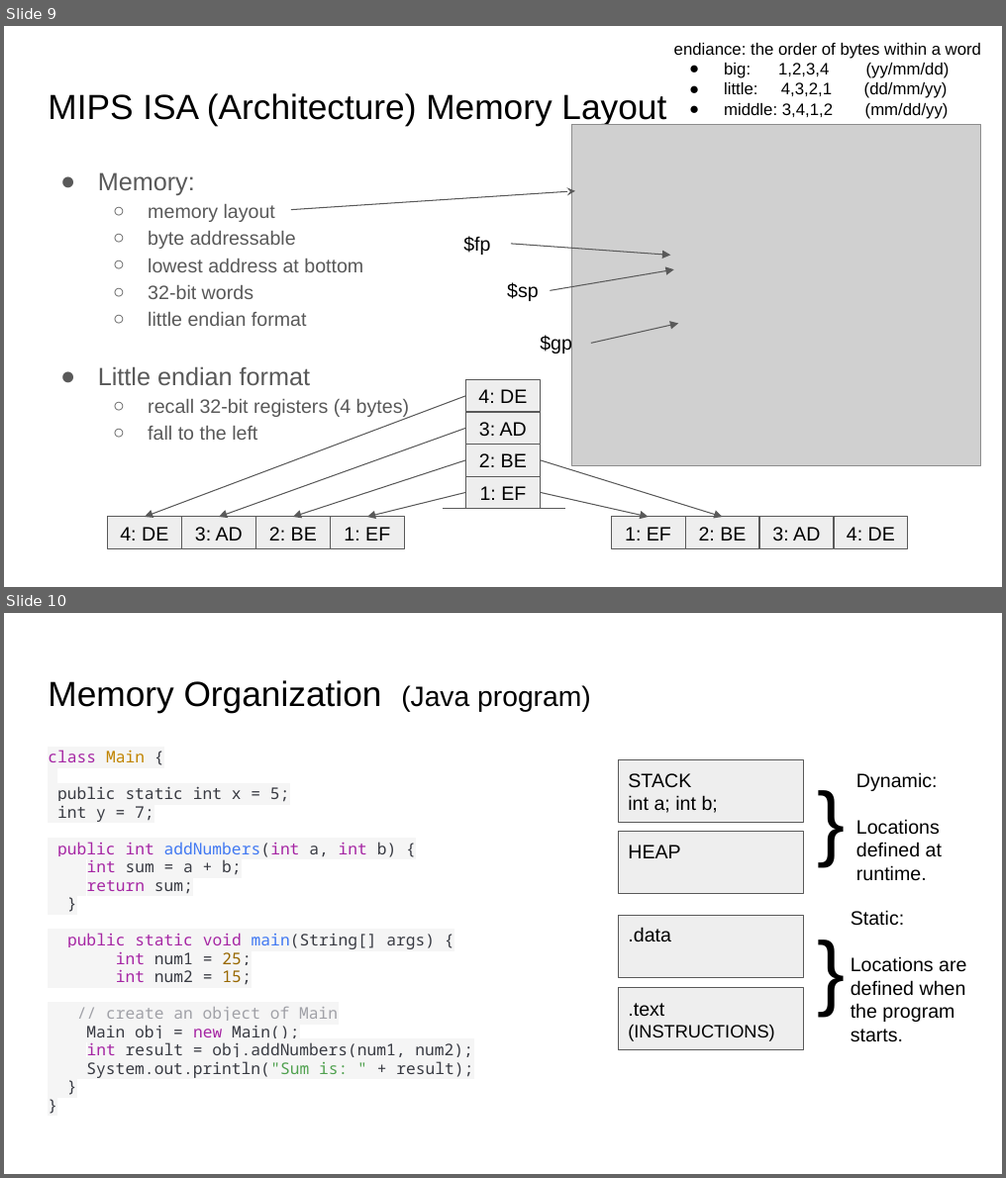
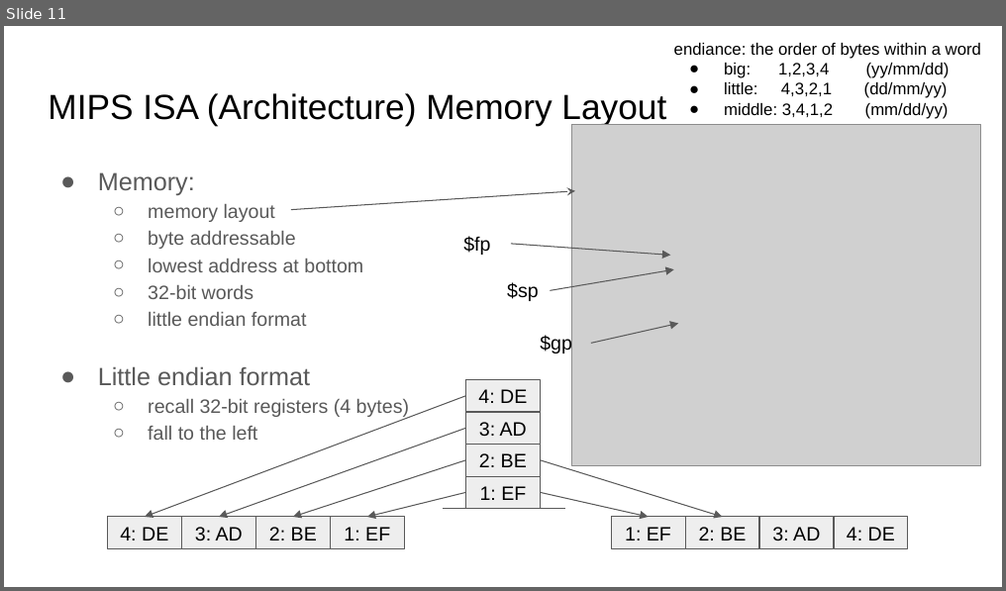
Before and after one commit to sgarcia0206/comp122-f23, a slide deck: models-comp-comm/slide_presentations/.hidden/instruction-set-architecture.pptx. Shown one above the other, each under a label of ours: slides 9 and 10 before the commit, slide 11 after it. The pictures are 1006x1178 and 1006x591 pixels, drawn with LibreOffice and Linux fonts; fonts in the diff are those of the drawing; grey boxes stand for pictures. Boxes give left, top, right and bottom in pixels: in the first picture for what was removed or moved away, otherwise in the second. Text is boxed around its words. In the diff, an @@ line names an element or a change of style, - is before the commit and + after.

Commit message:
updates for Monday's class

```diff
--- a/models-comp-comm/slide_presentations/.hidden/instruction-set-architecture.pptx
+++ b/models-comp-comm/slide_presentations/.hidden/instruction-set-architecture.pptx
@@ slide 10 removed at [4, 613, 1002, 1174], background #FFFFFF @@
@@ title removed at [48, 680, 591, 712] @@
-Memory Organization (Java program)
@@ text removed at [48, 750, 473, 1078] @@
-class Main {
-public static int x = 5;
-int y = 7;
-public int addNumbers(int a, int b) {
-int sum = a + b;
-return sum;
-}
-public static void main(String[] args) {
-int num1 = 25;
-int num2 = 15;
-// create an object of Main
-Main obj = new Main();
-int result = obj.addNumbers(num1, num2);
-System.out.println("Sum is: " + result);
-}
-}
@@ rectangle removed at [618, 760, 802, 823] @@
-STACK
-int a; int b;
@@ text removed at [807, 763, 855, 874] @@
-}
@@ text removed at [856, 772, 942, 881] @@
-Dynamic:
-Locations defined at runtime.
@@ rectangle removed at [618, 832, 802, 894] @@
-HEAP
@@ rectangle removed at [618, 915, 802, 978] @@
-.data
@@ text removed at [807, 912, 855, 1023] @@
-}
@@ text removed at [850, 910, 966, 1043] @@
-Static:
-Locations are defined when the program starts.
@@ rectangle removed at [618, 988, 802, 1052] @@
-.text (INSTRUCTIONS)
@@ what was slide 9 is now slide 11 @@
```
Also in this commit, not shown: 1 slide changed, 3 slides added, 4 other files.
